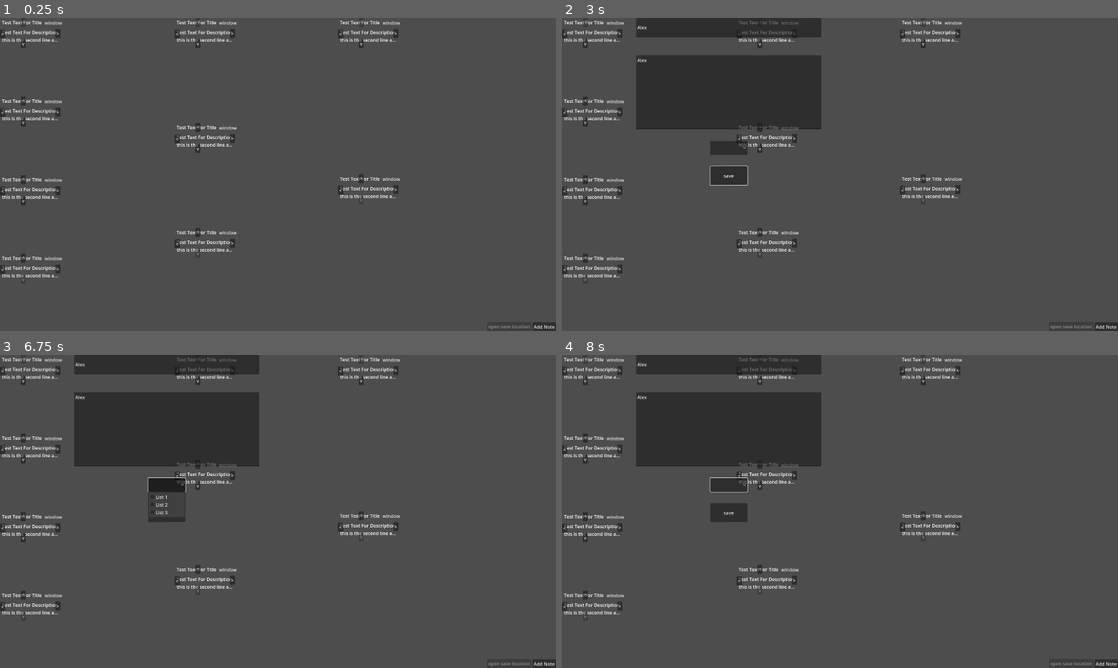
Above: before the commit, frames 1-4 (two rows, left to right).
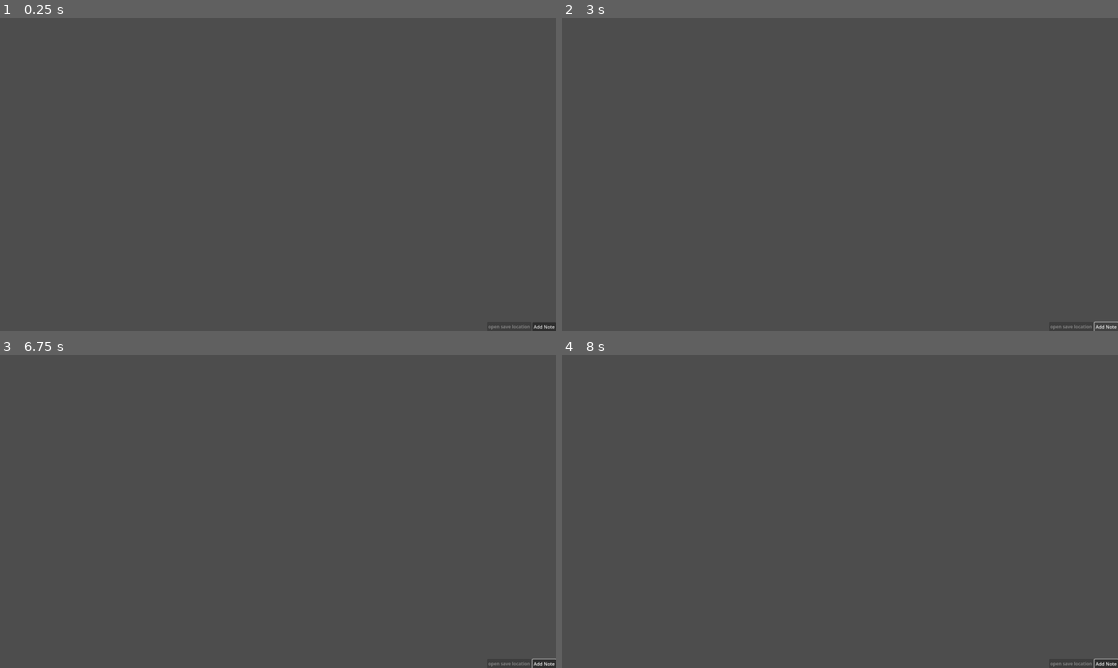
Above: after the commit, the same moments.

Repository: pandapanda135/todo_list
Game: Godot game, scene res://ui_test.tscn
Two runs of this game, one before a commit and one after it. Both use one fixed random seed, a clock stepped at 60 frames per second and the inputs below.
Inputs (mouse positions are in pixels of both pictures, inside the frame that each line leads up to):
- Up to frame 1 (0.25 s): no input
- Up to frame 2 (3 s): click "Add Note" at 0.5 s; click (728, 27) at 1.27 s; type "Alex" at 1.35 s; click (728, 93) at 1.5 s; type "Alex" at 1.58 s; click "save" at 2 s; click "window" (after the commit: "Add Note") at 2.75 s
- Up to frame 3 (6.75 s): click (0, 370) at 3.5 s, where only the run before the commit has a clickable "<"; click (55, 370) at 4.25 s, where only the run before the commit has a clickable ">"; click (22, 380) at 5 s, where only the run before the commit has a clickable "v"; click (22, 439) at 5.75 s, where only the run before the commit has a clickable "^"; click (166, 483) at 6.52 s
- Up to frame 4 (8 s): click (562, 370) at 7.25 s, where only the run before the commit has a clickable "<"

The runs differ from the first frame. In frame 1, 2.3% of the frame differs, in the area x 0-72%, y 0-84%; in frame 2, 12%, in the area x 0-100%, y 0-100%; in frame 3, 12%; in frame 4, 12%.
Error before the commit: Cannot call method 'get_line' on a null value. (res://scripts/save_system.gd:223)
Error after the commit: Cannot call method 'get_line' on a null value. (res://scripts/save_system.gd:225)

Commit message:
node will now be added after save

Diff:
--- a/scripts/save_system.gd
+++ b/scripts/save_system.gd
@@ -93,7 +93,9 @@
 			# Store the save dictionary as a new line in the save file.
 			save_file.store_line(json_string)
 
-		#add_and_change_made_nodes(save_amount) cant have this here as I think the file doesnt save until after the function is finished so load_note cant read the lines it needs
+		 #cant have this here as I think the file doesnt save until after the function is finished so load_note cant read the lines it needs
+		save_file.close()
+		add_and_change_made_nodes(save_amount)
 		increment_save_path()
 		print("done")
 	else:
--- a/ui_test.tscn
+++ b/ui_test.tscn
@@ -1,6 +1,5 @@
-[gd_scene load_steps=5 format=3 uid="uid://4ohhu5aryk3p"]
+[gd_scene load_steps=4 format=3 uid="uid://4ohhu5aryk3p"]
 
-[ext_resource type="PackedScene" uid="uid://dg8lmyc0ukc1u" path="res://individual_node_test.tscn" id="1_8cr15"]
 [ext_resource type="PackedScene" uid="uid://d1dw4yunexyww" path="res://Modal.tscn" id="3_a3yvw"]
 [ext_resource type="Script" path="res://add_note_ui.gd" id="4_70acs"]
 [ext_resource type="Script" path="res://scripts/save_location.gd" id="5_tkmw1"]
@@ -18,44 +17,17 @@
 offset_right = 569.0
 offset_bottom = 1081.0
 
-[node name="Control" parent="Collection1" instance=ExtResource("1_8cr15")]
-layout_mode = 2
-
-[node name="Control2" parent="Collection1" instance=ExtResource("1_8cr15")]
-layout_mode = 2
-
-[node name="Control3" parent="Collection1" instance=ExtResource("1_8cr15")]
-layout_mode = 2
-
-[node name="Control4" parent="Collection1" instance=ExtResource("1_8cr15")]
-layout_mode = 2
-
 [node name="Collection2" type="VFlowContainer" parent="."]
 layout_mode = 0
 offset_left = 603.0
 offset_right = 1127.0
 offset_bottom = 1084.0
 
-[node name="Control" parent="Collection2" instance=ExtResource("1_8cr15")]
-layout_mode = 2
-
-[node name="Control2" parent="Collection2" instance=ExtResource("1_8cr15")]
-layout_mode = 2
-
-[node name="Control3" parent="Collection2" instance=ExtResource("1_8cr15")]
-layout_mode = 2
-
 [node name="Collection3" type="VFlowContainer" parent="."]
 layout_mode = 0
 offset_left = 1167.0
 offset_right = 1671.0
 offset_bottom = 1075.0
-
-[node name="Control" parent="Collection3" instance=ExtResource("1_8cr15")]
-layout_mode = 2
-
-[node name="Control2" parent="Collection3" instance=ExtResource("1_8cr15")]
-layout_mode = 2
 
 [node name="ModalController" parent="." instance=ExtResource("3_a3yvw")]
 visible = false
@@ -93,7 +65,3 @@
 grow_vertical = 0
 text = "open save location"
 script = ExtResource("5_tkmw1")
-
-[editable path="Collection1/Control"]
-[editable path="Collection1/Control2"]
-[editable path="Collection1/Control3"]
--- a/window_scene.tscn
+++ b/window_scene.tscn
@@ -3,6 +3,7 @@
 [ext_resource type="Script" path="res://window_script.gd" id="1_23rpk"]
 
 [node name="Window" type="Window"]
+transparent_bg = true
 initial_position = 1
 size = Vector2i(480, 560)
 transparent = true
